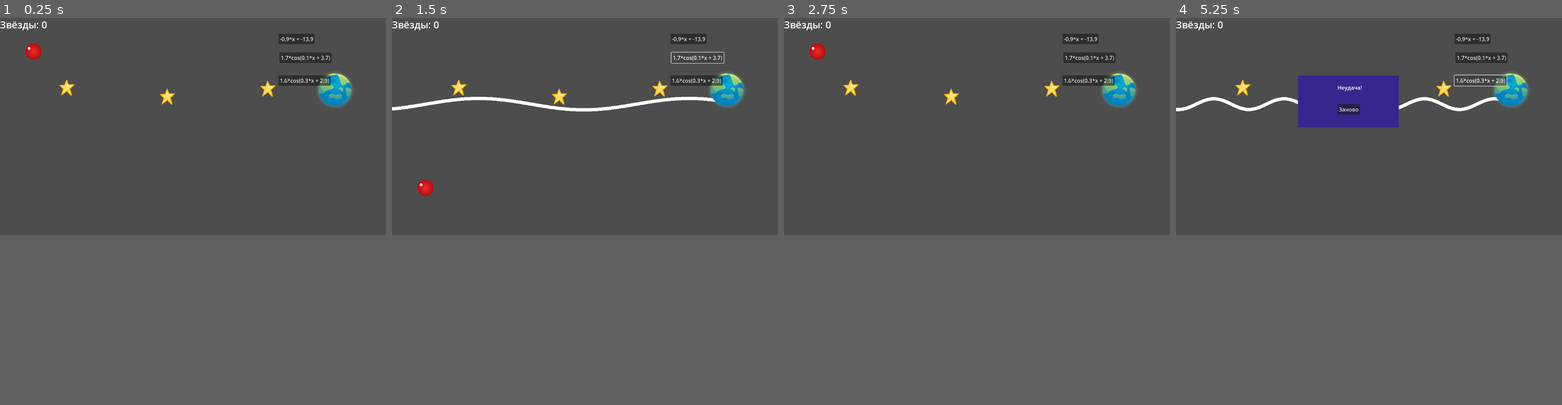
Above: before the commit, frames 1-4 (left to right).
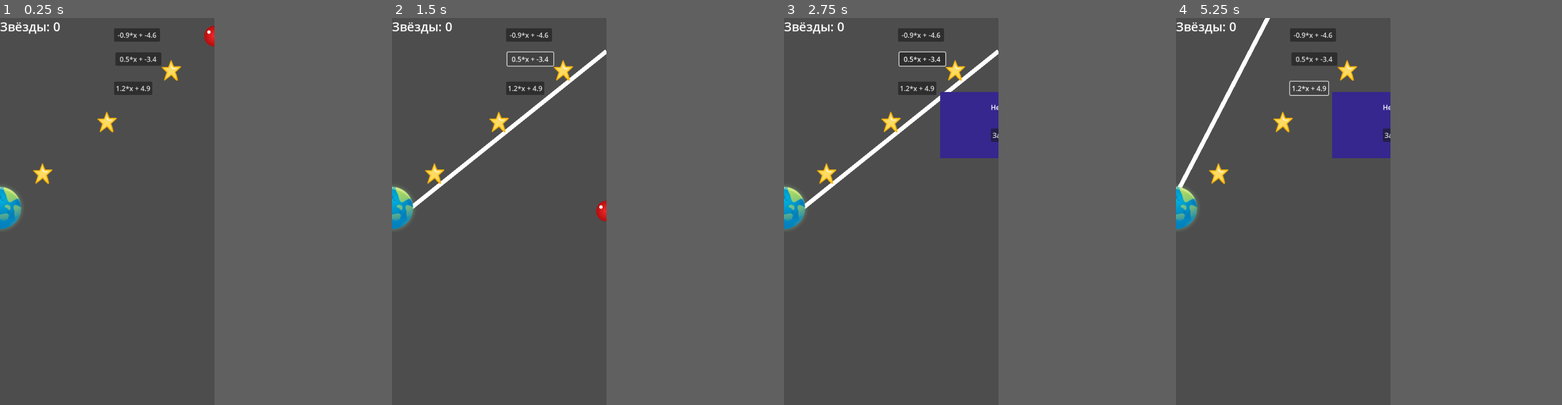
Above: after the commit, the same moments.

Repository: salena123/StarFunc
Game: Godot game, scene res://node_2d.tscn
The game is run twice, just before and just after one commit, with the same random seed, the same clock (stepped at 60 frames per second) and the same inputs.
Inputs (mouse positions are in pixels of both pictures, inside the frame that each line leads up to):
- Up to frame 1 (0.25 s): no input
- Up to frame 2 (1.5 s): click "-0.9*x + -13.9" (after the commit: "-0.9*x + -4.6") at 0.5 s; click "1.7*cos(0.1*x + 3.7)" (after the commit: "0.5*x + -3.4") at 1.25 s
- Up to frame 3 (2.75 s): click (957, 110) at 2 s, where only the run before the commit has a clickable "Заново"
- Up to frame 4 (5.25 s): click "1.6*cos(0.3*x + 2.9)" (after the commit: "1.2*x + 4.9") at 2.75 s; click "-0.9*x + -13.9" (after the commit: "-0.9*x + -4.6") at 3.5 s; click "1.7*cos(0.1*x + 3.7)" (after the commit: "0.5*x + -3.4") at 4.25 s; click "1.6*cos(0.3*x + 2.9)" (after the commit: "1.2*x + 4.9") at 5 s
In our replay, the window is 799x449 before the commit and 444x800 after it. These sizes can differ from the game's own. Grey fills any space a smaller window leaves; there, only what the larger window draws over its background counts as a difference.

The runs differ from the first frame. In frame 1, 4.1% of the frame differs, in the area x 0-92%, y 0-55%; in frame 2, 5.1%; in frame 3, 7.3%; in frame 4, 7.9%.

Commit message:
добавлена адаптация для отрисовки графика и объектов
нужно переделать точку изначальной отрисовки шарика и графика

Diff:
--- a/LevelManager.gd
+++ b/LevelManager.gd
@@ -17,15 +17,37 @@
 var correct_index = 0
 var score = 0
 var level = 1
-
 var x_scale = 10.0
 var y_scale = 10.0
 var first_selection_done = false
 var current_correct_func = ""
+var top_margin = 50
+var bottom_margin = 50
 
 enum FuncType { LINEAR, QUADRATIC, SIN, COS }
 
+#var screen_size = get_viewport_rect().size
+var x_min = 0
+var x_max = 100
+var y_min = -50
+var y_max = 50
+var vertical_offset_pixels = 35
+
+func fx_to_screen(x):
+	return lerp(0.0, float(screen_size.x), (x - x_min) / (x_max - x_min))
+
+func fy_to_screen(y):
+	return lerp(float(screen_size.y), 0.0, (y - y_min) / (y_max - y_min))
+
+func fy_to_screen_track(fy_val):
+	var track_height = get_viewport_rect().size.y - top_margin - bottom_margin
+	var t = (fy_val - y_min) / (y_max - y_min)
+	return get_viewport_rect().size.y - bottom_margin - t * track_height
+
+var screen_size: Vector2
+
 func _ready():
+	screen_size = get_viewport_rect().size
 	randomize()
 	setup_ui()
 	generate_new_level()
@@ -40,12 +62,17 @@
 
 func setup_ui():
 	if $UI/Button:
-		$UI/Button.pressed.connect(func() -> void: select_option(0))
+		$UI/Button.pressed.connect(func() -> void:
+			select_option(0)
+		)
 	if $UI/Button2:
-		$UI/Button2.pressed.connect(func() -> void: select_option(1))
+		$UI/Button2.pressed.connect(func() -> void:
+			select_option(1)
+		)
 	if $UI/Button3:
-		$UI/Button3.pressed.connect(func() -> void: select_option(2))
-
+		$UI/Button3.pressed.connect(func() -> void:
+			select_option(2)
+		)
 	if retry_button:
 		retry_button.pressed.connect(func() -> void:
 			level_complete_popup.hide()
@@ -57,28 +84,18 @@
 			level += 1
 			generate_new_level()
 		)
-
 	if fail_retry_button:
 		fail_retry_button.pressed.connect(func() -> void:
 			fail_popup.hide()
 			reset_current_level()
 		)
-
 	level_complete_popup.hide()
 	fail_popup.hide()
 
-
-func _process(delta):
+func _process(_delta):
 	check_star_collection()
 	check_exit_reached()
 	check_ball_fall_off_screen()
-
-#func _physics_process(delta):
-	#if not ball.freeze:
-		#if ball.linear_velocity.y < 0:
-			#var boost = Vector2(0, -860)
-			#ball.apply_central_impulse(boost * delta)
-
 
 func select_option(index):
 	draw_track(options[index])
@@ -88,6 +105,7 @@
 		first_selection_done = true
 		ball.apply_impulse(Vector2.ZERO, Vector2(0, 50))
 
+
 func draw_track(input_str: String):
 	for child in track_static.get_children():
 		if child is CollisionShape2D:
@@ -98,12 +116,12 @@
 		return
 
 	var points = []
-	for i in range(-50, 101):
-		var fx = i
-		var fy = expr.execute([fx])
-		var x = fx * x_scale
-		var y = -fy * y_scale
-		points.append(Vector2(x, y))
+	var screen_height = get_viewport_rect().size.y
+
+	for i in range(101):
+		var x_val = lerp(x_min, x_max, i / 100.0)
+		var y_val = expr.execute([x_val])
+		points.append(Vector2(fx_to_screen(x_val), fy_to_screen_track(y_val)))
 
 	if line2d:
 		line2d.points = points
@@ -116,14 +134,16 @@
 		col.shape = seg
 		track_static.add_child(col)
 
-func random_function():
-	var type = randi() % 4
+func random_function(allowed_types: Array = []) -> String:
+	if allowed_types.is_empty():
+		allowed_types = [FuncType.LINEAR, FuncType.QUADRATIC, FuncType.SIN, FuncType.COS]
+	var type = allowed_types[randi() % allowed_types.size()]
 	var func_str = ""
 	match type:
 		FuncType.LINEAR:
 			var k = 0.0
-			while k == 0.0:
-				k = round(randf_range(-1.0, 1.0) * 10) / 10.0
+			while k == 0.0 || abs(k) < 0.4:
+				k = round(randf_range(-2.0, 2.0) * 10) / 10.0
 			var b = round(randf_range(-15.0, 5.0) * 10) / 10.0
 			func_str = str(k) + "*x + " + str(b)
 		FuncType.QUADRATIC:
@@ -136,50 +156,79 @@
 		FuncType.SIN:
 			var A = round(randf_range(1.0, 3.0) * 10) / 10.0
 			var f = round(randf_range(0.1, 0.5) * 10) / 10.0
-			var phi = round(randf_range(0.0, PI*2) * 10) / 10.0
+			var phi = round(randf_range(0.0, PI * 2) * 10) / 10.0
 			func_str = str(A) + "*sin(" + str(f) + "*x + " + str(phi) + ")"
 		FuncType.COS:
 			var A = round(randf_range(1.0, 3.0) * 10) / 10.0
 			var f = round(randf_range(0.1, 0.5) * 10) / 10.0
-			var phi = round(randf_range(0.0, PI*2) * 10) / 10.0
+			var phi = round(randf_range(0.0, PI * 2) * 10) / 10.0
 			func_str = str(A) + "*cos(" + str(f) + "*x + " + str(phi) + ")"
 	return func_str
 
+func setup_level_positions(expr: Expression):
+	var control_x_frac = [0.2, 0.5, 0.8]
+	var vertical_offset_frac = 0.05
+
+	for i in range(stars.size()):
+		var fx_val = control_x_frac[i] * (x_max - x_min) + x_min
+		var fy_val = expr.execute([fx_val])
+		stars[i].visible = true
+		stars[i].position = Vector2(fx_to_screen(fx_val), fy_to_screen_track(fy_val) - vertical_offset_pixels)
+
+	var y_start = expr.execute([x_min])
+	var y_end = expr.execute([x_max])
+	var k = y_end - y_start
+	var ball_x = x_max if k > 0 else x_min
+	var exit_x = x_min if k > 0 else x_max
+	var ball_y = expr.execute([ball_x])
+	var exit_y = expr.execute([exit_x])
+
+	ball.position = Vector2(fx_to_screen(ball_x), fy_to_screen_track(ball_y) - vertical_offset_pixels)
+	exit.position = Vector2(fx_to_screen(exit_x), fy_to_screen_track(exit_y) - vertical_offset_pixels)
+
 func generate_new_level():
-	setup_ui()
 	$track.visible = false
 	score = 0
 	update_score_label()
-
-	while true:
-		ball.position = Vector2(100, 100)
-		first_selection_done = false
-
-		for s in stars:
-			s.visible = true
-
-		options.clear()
-		for i in range(3):
-			options.append(random_function())
-
-		correct_index = randi() % options.size()
-		current_correct_func = options[correct_index]
-
-		var expr = Expression.new()
-		expr.parse(current_correct_func, ["x"])
-
-		var control_x = [20, 50, 80]
-		for i in range(stars.size()):
-			var fx = control_x[i]
-			var fy = expr.execute([fx])
-			stars[i].position = track_static.position + Vector2(fx * x_scale, -fy * y_scale - 35)
-
-		var exit_x = 100
-		var exit_y = expr.execute([exit_x])
-		exit.position = track_static.position + Vector2(exit_x * x_scale, -exit_y * y_scale - 35)
-
-		if is_level_valid():
+	first_selection_done = false
+
+	for s in stars:
+		s.visible = true
+
+	var max_attempts = 1000
+	var attempts = 0
+	var valid_correct_func = ""
+	while attempts < max_attempts:
+		attempts += 1
+		var candidate = random_function([FuncType.LINEAR]) if level < 10 else random_function()
+		print("Попытка ", attempts, ": пробуем ", candidate)
+		if is_level_valid_for_edges(candidate):
+			valid_correct_func = candidate
+			print("Последний валидный график: " + valid_correct_func)
 			break
+
+	if valid_correct_func == "":
+		print("Не найден валидный график за", max_attempts, "попыток. Использую fallback.")
+		valid_correct_func = "0.5 * x - 4"
+
+	current_correct_func = valid_correct_func
+
+	options.clear()
+	options.append(valid_correct_func)
+	while options.size() < 3:
+		var candidate2 = random_function([FuncType.LINEAR]) if level < 10 else random_function()
+		# избегаем дубликатов
+		if candidate2 != valid_correct_func and not options.has(candidate2):
+			options.append(candidate2)
+
+	correct_index = randi() % options.size()
+	var temp = options[0]
+	options[0] = options[correct_index]
+	options[correct_index] = temp
+
+	var expr = Expression.new()
+	if expr.parse(valid_correct_func, ["x"]) == OK:
+		setup_level_positions(expr)
 
 	if $UI/Button:
 		$UI/Button.text = options[0]
@@ -190,6 +239,22 @@
 
 	draw_track(current_correct_func)
 
+func reset_current_level():
+	for child in track_static.get_children():
+		if child is CollisionShape2D:
+			child.queue_free()
+	$track.visible = false
+	ball.linear_velocity = Vector2.ZERO
+	ball.angular_velocity = 0
+	ball.freeze = true
+	score = 0
+	update_score_label()
+	first_selection_done = false
+	var expr = Expression.new()
+	if expr.parse(current_correct_func, ["x"]) == OK:
+		setup_level_positions(expr)
+		draw_track(current_correct_func)
+
 func check_star_collection():
 	for star in stars:
 		if star.visible and ball.global_position.distance_to(star.global_position) < 25:
@@ -203,7 +268,9 @@
 
 func check_ball_fall_off_screen():
 	var screen_rect = get_viewport_rect()
-	if ball.global_position.y > screen_rect.size.y + 100 || ball.global_position.x > screen_rect.size.x + 50 || ball.global_position.x < -50:
+	if ball.global_position.y > screen_rect.size.y + 100 \
+	or ball.global_position.x > screen_rect.size.x + 50 \
+	or ball.global_position.x < -50:
 		ball.freeze = true
 		fail_popup.show()
 
@@ -212,35 +279,6 @@
 	level_label.text = "Уровень " + str(level) + " пройден!"
 	level_complete_popup.show()
 
-func reset_current_level():
-	for child in track_static.get_children():
-		if child is CollisionShape2D:
-			child.queue_free()
-
-	$track.visible = false
-	ball.position = Vector2(100, 100)
-	ball.linear_velocity = Vector2.ZERO
-	ball.angular_velocity = 0
-	ball.freeze = true
-	first_selection_done = false
-	score = 0
-	update_score_label()
-
-	var expr = Expression.new()
-	if expr.parse(current_correct_func, ["x"]) == OK:
-		var control_x = [20, 50, 80]
-		for i in range(stars.size()):
-			var fx = control_x[i]
-			var fy = expr.execute([fx])
-			stars[i].visible = true
-			stars[i].position = track_static.position + Vector2(fx * x_scale, -fy * y_scale - 35)
-
-		var exit_x = 100
-		var exit_y = expr.execute([exit_x])
-		exit.position = track_static.position + Vector2(exit_x * x_scale, -exit_y * y_scale - 35)
-
-	draw_track(current_correct_func)
-
 func update_score_label():
 	if score_label:
 		score_label.text = "Звёзды: " + str(score)
@@ -248,7 +286,6 @@
 func print_scene_info():
 	var screen_rect = get_viewport_rect()
 	print("Размер экрана: ", screen_rect.size)
-
 	print("---Шар и выход ---")
 	if ball:
 		print("Ball: ", ball.global_position)
@@ -260,7 +297,6 @@
 	if track_static:
 		print("Track: ", track_static.global_position)
 	print("")
-
 	print("--- UI ---")
 	if $UI:
 		for child in $UI.get_children():
@@ -269,23 +305,55 @@
 	else:
 		print("UI не найден")
 
-
-func is_level_valid() -> bool:
-	var screen_rect = get_viewport_rect()
-	var margin_x = 100
-	var margin_y = 50
-
-	if ball.global_position.x < -margin_x or ball.global_position.x > screen_rect.size.x + margin_x \
-	or ball.global_position.y < -margin_y or ball.global_position.y > screen_rect.size.y + margin_y:
-		return false
-
-	if exit.global_position.x < -margin_x or exit.global_position.x > screen_rect.size.x + margin_x \
-	or exit.global_position.y < -margin_y or exit.global_position.y > screen_rect.size.y + margin_y:
-		return false
-
-	for star in stars:
-		if star.global_position.x < -margin_x or star.global_position.x > screen_rect.size.x + margin_x \
-		or star.global_position.y < -margin_y or star.global_position.y > screen_rect.size.y + margin_y:
-			return false
-
-	return true
+func is_level_valid_for_edges(func_str: String) -> bool:
+	var expr = Expression.new()
+	if expr.parse(func_str, ["x"]) != OK:
+		return false
+
+	var min_x = 0
+	var max_x = 100
+	var y_start = expr.execute([min_x])
+	var y_end = expr.execute([max_x])
+	if typeof(y_start) != TYPE_FLOAT or typeof(y_end) != TYPE_FLOAT:
+		return false
+
+	var k = y_end - y_start
+	if abs(k) < 0.04:
+		return false
+
+	var screen_height = get_viewport_rect().size.y
+	var base_y = screen_height * 0.6
+	var start_y_screen = base_y - y_start * y_scale
+	var end_y_screen = base_y - y_end * y_scale
+
+	var margin = 20
+	if start_y_screen < -margin or start_y_screen > screen_height + margin:
+		return false
+	if end_y_screen < -margin or end_y_screen > screen_height + margin:
+		return false
+
+	var ball_x = 0
+	var exit_x = 100
+	if k > 0:
+		ball_x = 100
+		exit_x = 0
+	else:
+		ball_x = 0
+		exit_x = 100
+	var ball_y = expr.execute([ball_x])
+	var exit_y = expr.execute([exit_x])
+	var ball_y_screen = base_y - ball_y * y_scale
+	var exit_y_screen = base_y - exit_y * y_scale
+	if not (ball_y_screen < exit_y_screen):
+		return false
+
+	var control_x = [20, 50, 80]
+	var star_on_path = false
+	for fx in control_x:
+		var fy = expr.execute([fx])
+		var star_y_screen = base_y - fy * y_scale
+		if star_y_screen > ball_y_screen and star_y_screen < exit_y_screen:
+			star_on_path = true
+			break
+
+	return star_on_path
--- a/node_2d.tscn
+++ b/node_2d.tscn
@@ -35,7 +35,6 @@
 shape = SubResource("CircleShape2D_0hol4")
 
 [node name="track" type="StaticBody2D" parent="."]
-position = Vector2(0, 257)
 
 [node name="RigidBody2D" type="RigidBody2D" parent="track"]
 
@@ -91,28 +90,25 @@
 [node name="UI" type="CanvasLayer" parent="."]
 
 [node name="Button" type="Button" parent="UI"]
-offset_left = 831.0
-offset_top = 47.0
-offset_right = 839.0
+offset_left = 266.0
+offset_top = 24.0
+offset_right = 373.0
 offset_bottom = 55.0
 text = "y = -0.5*x + 2"
-metadata/_edit_use_anchors_ = true
 
 [node name="Button2" type="Button" parent="UI"]
-offset_left = 834.0
-offset_top = 103.0
-offset_right = 935.0
-offset_bottom = 134.0
+offset_left = 269.0
+offset_top = 80.0
+offset_right = 376.0
+offset_bottom = 111.0
 text = "y = -0.2*x + 1"
-metadata/_edit_use_anchors_ = true
 
 [node name="Button3" type="Button" parent="UI"]
-offset_left = 831.0
-offset_top = 171.0
-offset_right = 901.0
-offset_bottom = 202.0
+offset_left = 266.0
+offset_top = 148.0
+offset_right = 336.0
+offset_bottom = 179.0
 text = "y = -x"
-metadata/_edit_use_anchors_ = true
 
 [node name="ScoreLabel" type="Label" parent="UI"]
 offset_right = 40.0
--- a/project.godot
+++ b/project.godot
@@ -15,6 +15,11 @@
 config/features=PackedStringArray("4.5", "Mobile")
 config/icon="res://icon.svg"
 
+[display]
+
+window/size/viewport_width=500
+window/size/viewport_height=900
+
 [editor]
 
 version_control/autoload_on_startup=true
